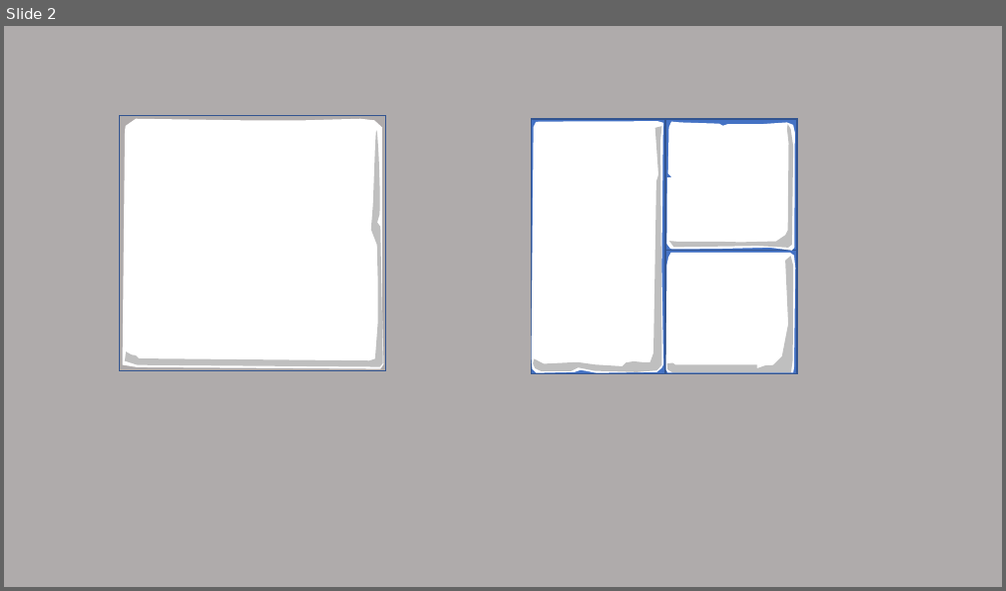
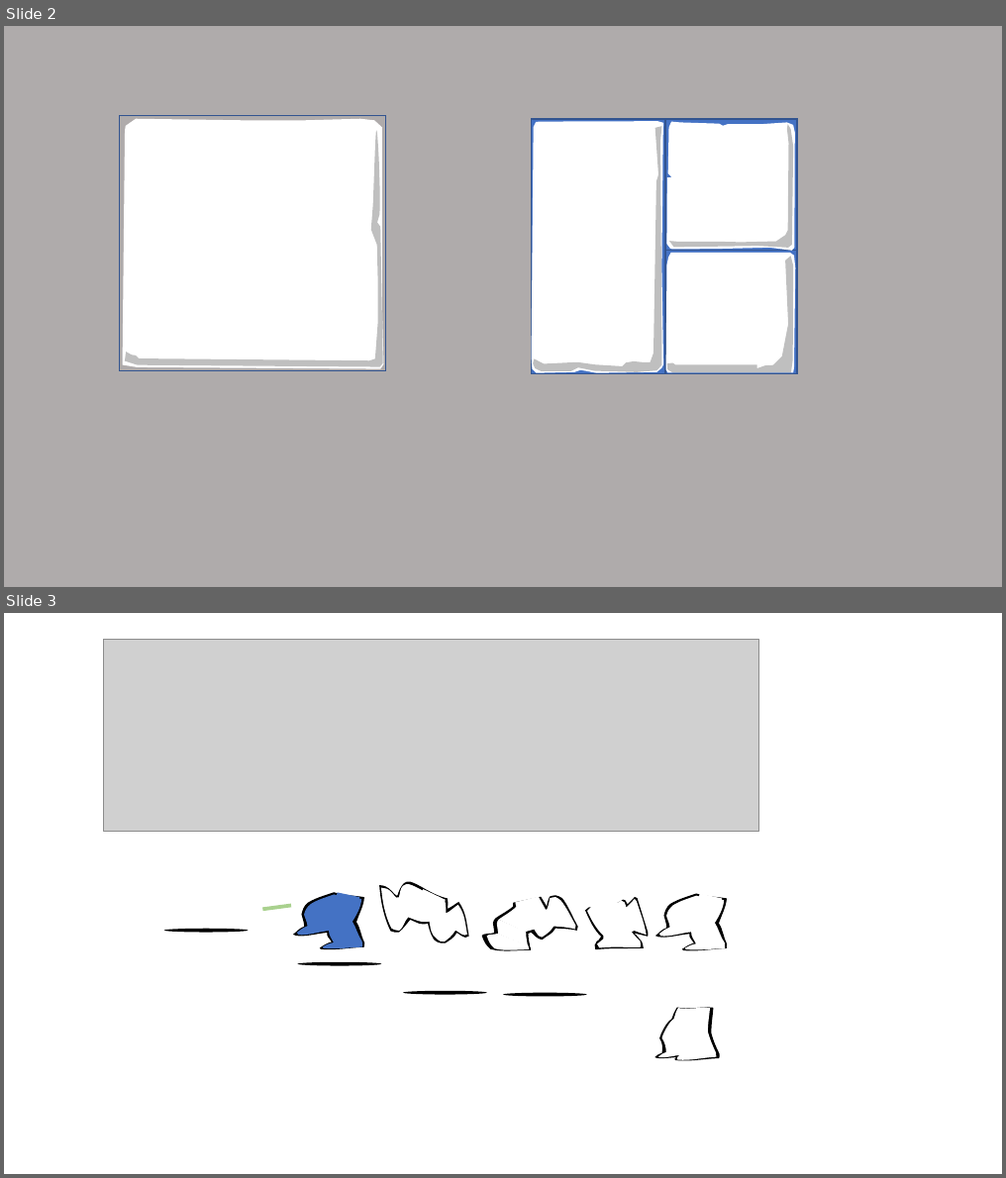
Before and after one commit to pointlesspun/TopDownShooter, a slide deck: Assets/Sprites/image sheet.pptx. Shown one above the other, each under a label of ours: slide 2 before the commit, slides 2 and 3 after it. The pictures are 1006x591 and 1006x1178 pixels, drawn with LibreOffice and Linux fonts; fonts in the diff are those of the drawing; grey boxes stand for pictures. Boxes give left, top, right and bottom in pixels: in the first picture for what was removed or moved away, otherwise in the second. Text is boxed around its words. In the diff, an @@ line names an element or a change of style, - is before the commit and + after.

```diff
--- a/Assets/Sprites/image sheet.pptx
+++ b/Assets/Sprites/image sheet.pptx
@@ slide 3 added at bbox=[4, 613, 1002, 1174], background #FFFFFF @@
@@ picture added at bbox=[104, 639, 759, 831] @@
@@ freeform shape added at bbox=[375, 879, 473, 947], fill #000000 @@
@@ rectangle added at bbox=[263, 904, 292, 911], fill #A9D18E @@
@@ freeform shape added at bbox=[293, 892, 364, 950], fill #000000 @@
@@ freeform shape added at bbox=[297, 894, 362, 949], fill #4472C4 @@
@@ rectangle added at bbox=[337, 893, 359, 901], fill #4472C4 @@
@@ freeform shape added at bbox=[377, 882, 471, 944], fill #FFFFFF @@
@@ rectangle added at bbox=[422, 889, 446, 903], fill #FFFFFF @@
@@ group added at bbox=[481, 893, 579, 955]: 8 freeform shapes @@
@@ freeform shape added at bbox=[585, 896, 649, 952], fill #000000 @@
@@ freeform shape added at bbox=[587, 899, 647, 951], fill #FFFFFF @@
@@ rectangle added at bbox=[593, 902, 618, 911], fill #FFFFFF @@
@@ freeform shape added at bbox=[655, 894, 727, 952], fill #000000 @@
@@ freeform shape added at bbox=[659, 896, 726, 950], fill #FFFFFF @@
@@ rectangle added at bbox=[699, 893, 723, 902], fill #FFFFFF @@
@@ ellipse added at bbox=[164, 929, 249, 933], fill #000000 @@
@@ ellipse added at bbox=[297, 962, 381, 966], fill #000000 @@
@@ ellipse added at bbox=[403, 991, 487, 995], fill #000000 @@
@@ ellipse added at bbox=[503, 993, 587, 997], fill #000000 @@
@@ freeform shape added at bbox=[654, 1008, 720, 1061], fill #000000 @@
@@ freeform shape added at bbox=[658, 1008, 717, 1059], fill #FFFFFF @@
```
Also in this commit, not shown: 2 other slides added, 28 other files.
